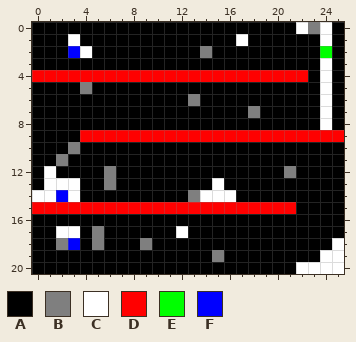
Edited in one commit: pixel-art sprite (maps/1.png). That is the earlier state.
The file is 26x21 pixels.
Palette (. is transparent): A #000000  B #7f7f7f  C #ffffff  D #ff0000  E #00ff00  F #0000ff
Pixels before, first column x 0:
 0 AAAAAAAAAAAAAAAAAAAAAACBCA
 1 AAACAAAAAAAAAAAAACAAAAAACA
 2 AAAFCAAAAAAAAABAAAAAAAAAEA
 3 AAAAAAAAAAAAAAAAAAAAAAAACA
 4 DDDDDDDDDDDDDDDDDDDDDDDACA
 5 AAAABAAAAAAAAAAAAAAAAAAACA
 6 AAAAAAAAAAAAABAAAAAAAAAACA
 7 AAAAAAAAAAAAAAAAAABAAAAACA
 8 AAAAAAAAAAAAAAAAAAAAAAAACA
 9 AAAADDDDDDDDDDDDDDDDDDDDDD
10 AAABAAAAAAAAAAAAAAAAAAAAAA
11 AABAAAAAAAAAAAAAAAAAAAAAAA
12 ACAAAABAAAAAAAAAAAAAABAAAA
13 ACCCAABAAAAAAAACAAAAAAAAAA
14 CCFCAAAAAAAAABCCCAAAAAAAAA
15 DDDDDDDDDDDDDDDDDDDDDDAAAA
16 AAAAAAAAAAAAAAAAAAAAAAAAAA
17 AACCABAAAAAACAAAAAAAAAAAAA
18 AABFABAAABAAAAAAAAAAAAAAAC
19 AAAAAAAAAAAAAAABAAAAAAAACC
20 AAAAAAAAAAAAAAAAAAAAAACCCC
The result:
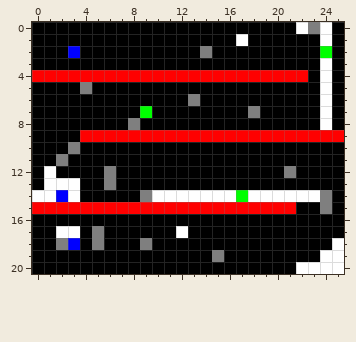
Changes in this commit:
Changed rows in their new state; - is an unchanged pixel.
first column x 3:
 1 A-
 2 -A
first column x 8:
 7 -E
 8 B-
first column x 9:
13 ------A---------
14 BCCCC---ECCCCCCB
15 ---------------B
Boxes around the changes in both pictures, in picture pixels (x1, y1, x2, y2):
changed: (68, 34, 92, 58)
changed: (128, 106, 152, 130)
changed: (140, 178, 332, 214)
